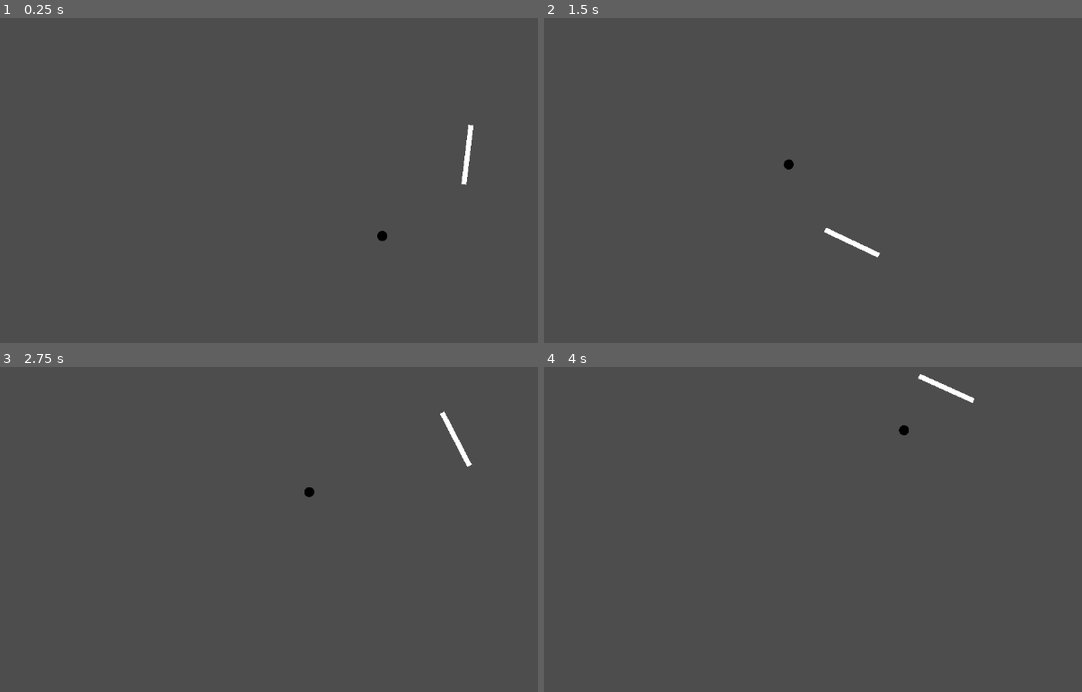
Above: before the commit, frames 1-4 (two rows, left to right).
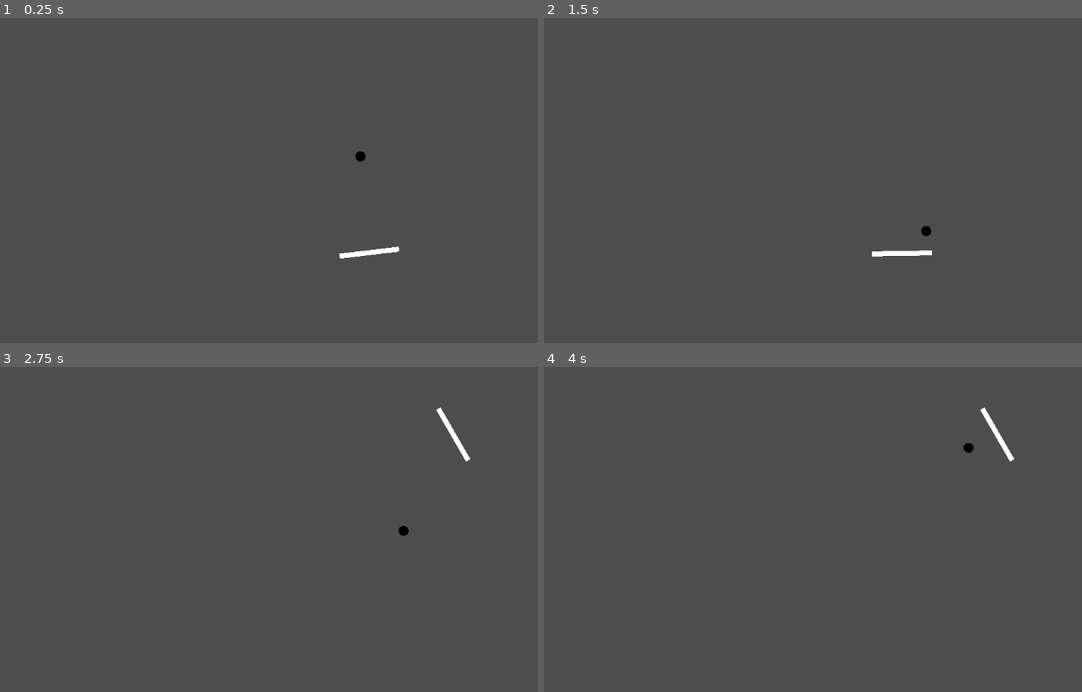
Above: after the commit, the same moments.

Repository: Binh2/godot-ping-pong-alone
Game: Godot game, scene res://main.tscn
Same seed, same stepped clock (60 frames per second), same inputs: the game is played once before the commit and once after it.
Inputs (mouse positions are in pixels of both pictures, inside the frame that each line leads up to):
- Up to frame 1 (0.25 s): no input
- Up to frame 2 (1.5 s): move the mouse to (1060, 122) at 0.52 s; move the mouse to (759, 161) at 1.27 s
- Up to frame 3 (2.75 s): move the mouse to (430, 402) at 2.02 s
- Up to frame 4 (4 s): move the mouse to (866, 571) at 2.77 s; move the mouse to (outside the picture) at 3.52 s

The runs differ from the first frame. In frame 1, 0.5% of the frame differs, in the area x 63-88%, y 32-75%; in frame 2, 0.4%; in frame 3, 0.2%; in frame 4, 0.5%.

Commit message:
Added saving highscore

Diff:
--- a/auto_play.gd
+++ b/auto_play.gd
@@ -2,8 +2,15 @@
 
 
 @export var is_auto_play: bool = true
+var offset = 0.26625
+var offset_decay = 0.0005
 var auto_play_angle: float = 0:
 	set(value):
-		auto_play_angle = value + randf_range(-0.26625, 0.26625) # arctan(6/22)
-		#auto_play_angle = value + 0.2662
+		#auto_play_angle = value + randf_range(-offset, offset) # arctan(6/22)
+		auto_play_angle = value + offset
 		#auto_play_angle = value
+
+func _ready() -> void:
+	BallVariables.speed_changed.connect(
+		func (_value): if offset > offset_decay: offset -= offset_decay
+	)
--- a/ball.gd
+++ b/ball.gd
@@ -3,7 +3,6 @@
 var center: Vector2
 var direction: Vector2
 
-@export var speed = 100
 var ball_radius = 8
 var circle_color = Color.BLACK
 var is_recently_touch = false
@@ -23,7 +22,7 @@
 
 
 func _process(delta: float) -> void:
-	position += direction * speed * delta
+	position += direction * BallVariables.speed * delta
 
 
 func get_unit_vector(angle: float):
@@ -45,7 +44,9 @@
 			var next_ball_position = predict_next_ball_position()
 			var v = next_ball_position - center
 			AutoPlay.auto_play_angle = v.angle()
-			print(v)
+
+			BallVariables.speed += 10
+			print(BallVariables.speed)
 
 			is_recently_touch = true
 			$Timer.start(timeout_time)
--- a/ball.tscn
+++ b/ball.tscn
@@ -8,9 +8,8 @@
 
 [node name="Ball" type="Node2D"]
 script = ExtResource("1_x8fbi")
-speed = 860
 
-[node name="Area2D" type="Area2D" parent="."]
+[node name="Area2D" type="Area2D" parent="." groups=["Ball"]]
 collision_layer = 2
 collision_mask = 5
 
--- /dev/null
+++ b/ball_variables.gd
@@ -0,0 +1,11 @@
+extends Node
+
+signal speed_changed(value)
+var default_speed = 100
+@export var speed = default_speed:
+	set(value):
+		speed = value
+		speed_changed.emit(value)
+
+func reset_speed():
+	speed = default_speed
--- /dev/null
+++ b/data.cfg
@@ -0,0 +1 @@
+{"high_score":130}
--- a/main.gd
+++ b/main.gd
@@ -1,10 +1,34 @@
 extends Node2D
 
 
-func _on_area_2d_area_entered(_area: Area2D) -> void:
+func _on_out_of_bound_area_entered(_area: Area2D) -> void:
+	#if area.is_in_group("Ball"):
 	gameover()
 
 
 func gameover():
 	print("gameover")
+	save_to_file()
+	BallVariables.reset_speed()
 	get_tree().call_deferred("reload_current_scene")
+
+
+func save_to_file():
+	var score = BallVariables.speed
+	var json = JSON.new()
+	var json_string = json.stringify({
+		"high_score": score
+	})
+	var cfg_file = FileAccess.open("data.cfg", FileAccess.WRITE)
+	var content = load_from_file()
+	var prev_high_score
+	if content:
+		prev_high_score = content["high_score"]
+	if !prev_high_score || prev_high_score < score:
+		cfg_file.store_line(json_string)
+	cfg_file.close()
+
+func load_from_file():
+	var cfg_file = FileAccess.open("data.cfg", FileAccess.READ)
+	var json = JSON.new()
+	return json.parse_string(cfg_file.get_as_text())
--- a/main.tscn
+++ b/main.tscn
@@ -13,12 +13,11 @@
 [node name="Player" parent="." instance=ExtResource("1_ig7tw")]
 position = Vector2(576, 320)
 
-[node name="Area2D" type="Area2D" parent="."]
+[node name="OutOfBound" type="Area2D" parent="."]
 collision_layer = 4
 collision_mask = 2
 
-[node name="CollisionPolygon2D" type="CollisionPolygon2D" parent="Area2D"]
+[node name="CollisionPolygon2D" type="CollisionPolygon2D" parent="OutOfBound"]
 polygon = PackedVector2Array(0, 0, 0, -128, -128, -128, -128, 768, 1280, 768, 1280, -128, 0, -128, 0, 0, 1152, 0, 1152, 648, 0, 648)
 
-[connection signal="area_entered" from="Area2D" to="." method="_on_area_2d_area_entered"]
-[connection signal="body_entered" from="Area2D" to="." method="_on_area_2d_body_entered"]
+[connection signal="area_entered" from="OutOfBound" to="." method="_on_out_of_bound_area_entered"]
--- a/player.gd
+++ b/player.gd
@@ -4,6 +4,7 @@
 var angle_speed: float = 10
 var center: Vector2
 var prev_mouse_position: Vector2
+
 
 func get_angle() -> float:
 	if AutoPlay.is_auto_play:
@@ -20,6 +21,7 @@
 func _process(delta: float) -> void:
 	position = center
 	PlayerVariables.angle = get_angle()
+	#var old_rotation = rotation
 	var rotation_change = (PlayerVariables.angle - rotation) * angle_speed * delta
 	rotation += rotation_change
 
@@ -33,5 +35,4 @@
 			elif prev_mouse_position.y > center.y && mouse_position.y <= center.y: # Mouse move from bottom left to top left
 				rotation -= 2 * PI
 				rotation -= rotation_change
-
 		prev_mouse_position = mouse_position
--- a/project.godot
+++ b/project.godot
@@ -19,6 +19,7 @@
 
 AutoPlay="*res://auto_play.gd"
 PlayerVariables="*res://player_variables.gd"
+BallVariables="*res://ball_variables.gd"
 
 [layer_names]
 
Not shown, added: ball_variables.gd.uid
Not shown, changed: .gitignore
